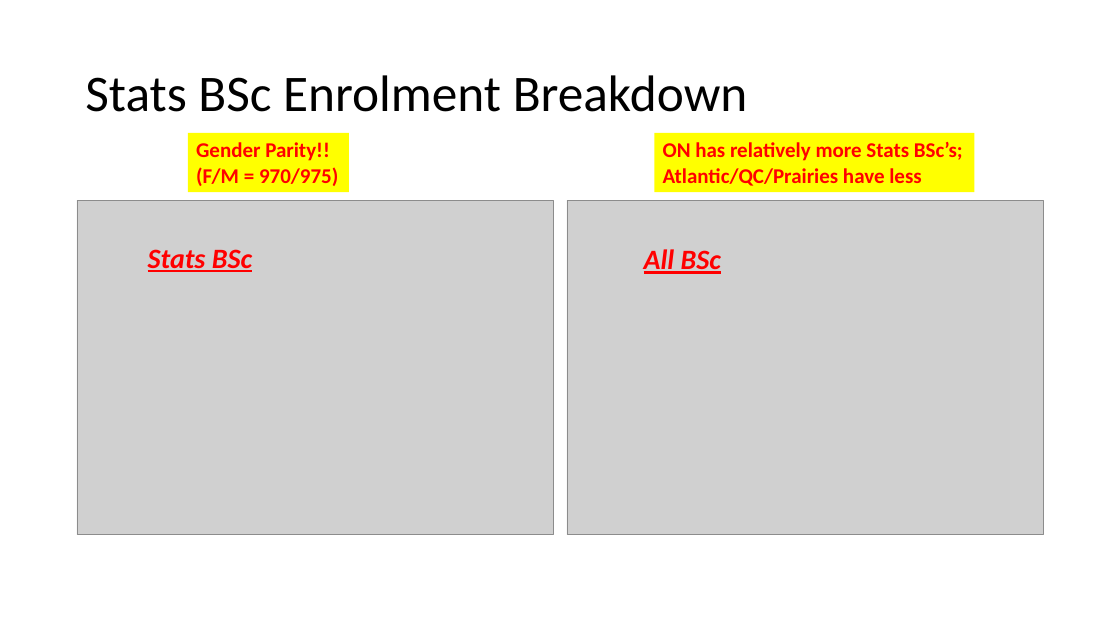
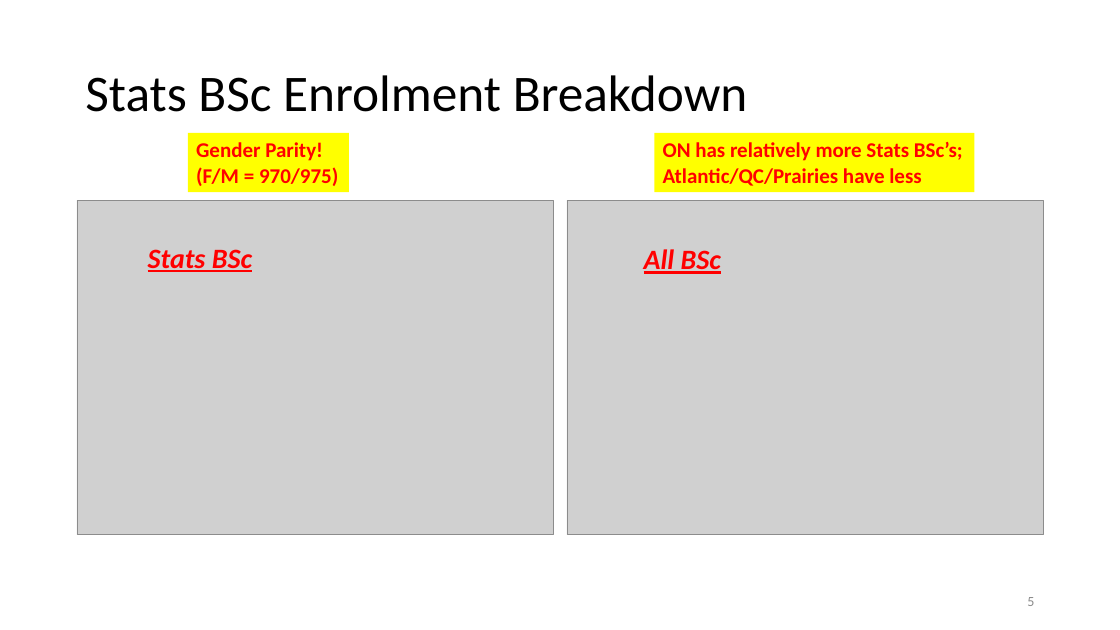
Before and after one commit to damouras/SoSC, a slide deck: slide 5 of Status fo Statistics Curricula.pptx. Drawn at 1120x630 pixels with LibreOffice and Linux fonts; fonts in the diff are those of the drawing; grey boxes stand for pictures. Boxes give left, top, right and bottom in pixels: in the first picture for what was removed or moved away, otherwise in the second. Text is boxed around its words. In the diff, an @@ line names an element or a change of style, - is before the commit and + after.

```diff
--- a/Status fo Statistics Curricula.pptx
+++ b/Status fo Statistics Curricula.pptx
@@ text in rectangle at bbox=[196, 142, 323, 161]: text changed @@
-Gender Parity!!
+Gender Parity!
@@ page number added at bbox=[1027, 597, 1034, 606], 12 pt, text #8C8C8C @@
+5
```
Also in this commit, not shown: 11 other slides changed, 5 other files.
